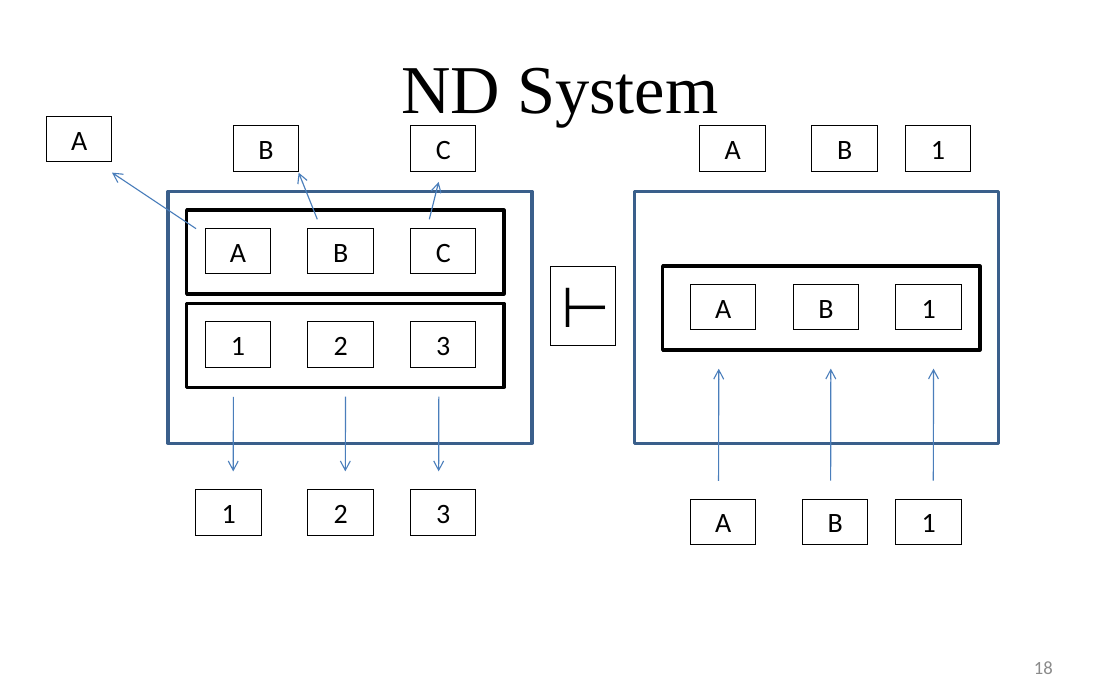
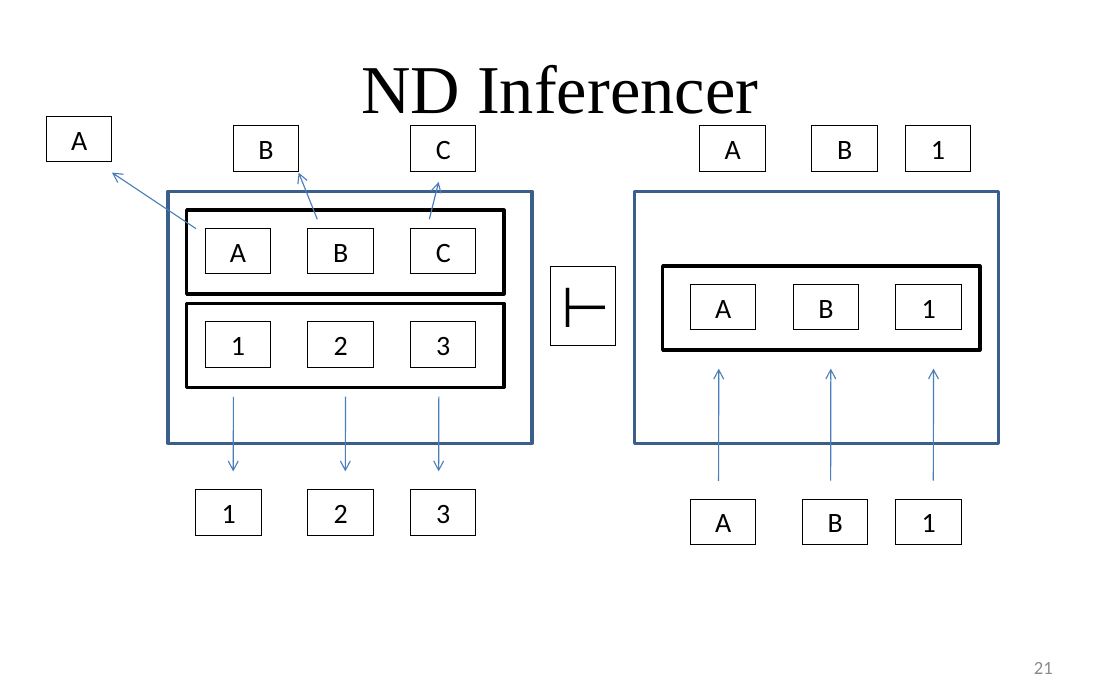
Before and after one commit to giang-rocker/logic, a slide deck: slide 21 of Report/SUY LUẬN TỰ NHIÊN.pptx (slide 18 before the commit). Drawn at 1120x700 pixels with LibreOffice and Linux fonts; fonts in the diff are those of the drawing. Boxes give left, top, right and bottom in pixels: in the first picture for what was removed or moved away, otherwise in the second. Text is boxed around its words. In the diff, an @@ line names an element or a change of style, - is before the commit and + after.

```diff
--- a/Report/SUY LUẬN TỰ NHIÊN.pptx
+++ b/Report/SUY LUẬN TỰ NHIÊN.pptx
@@ title at bbox=[361, 65, 758, 127]: text changed @@
-ND System
+ND Inferencer
@@ page number at bbox=[1034, 662, 1053, 674]: text changed @@
-18
+21
```
Also in this commit, not shown: 10 other slides changed, 5 slides added, 1 slide removed, 34 other files.
